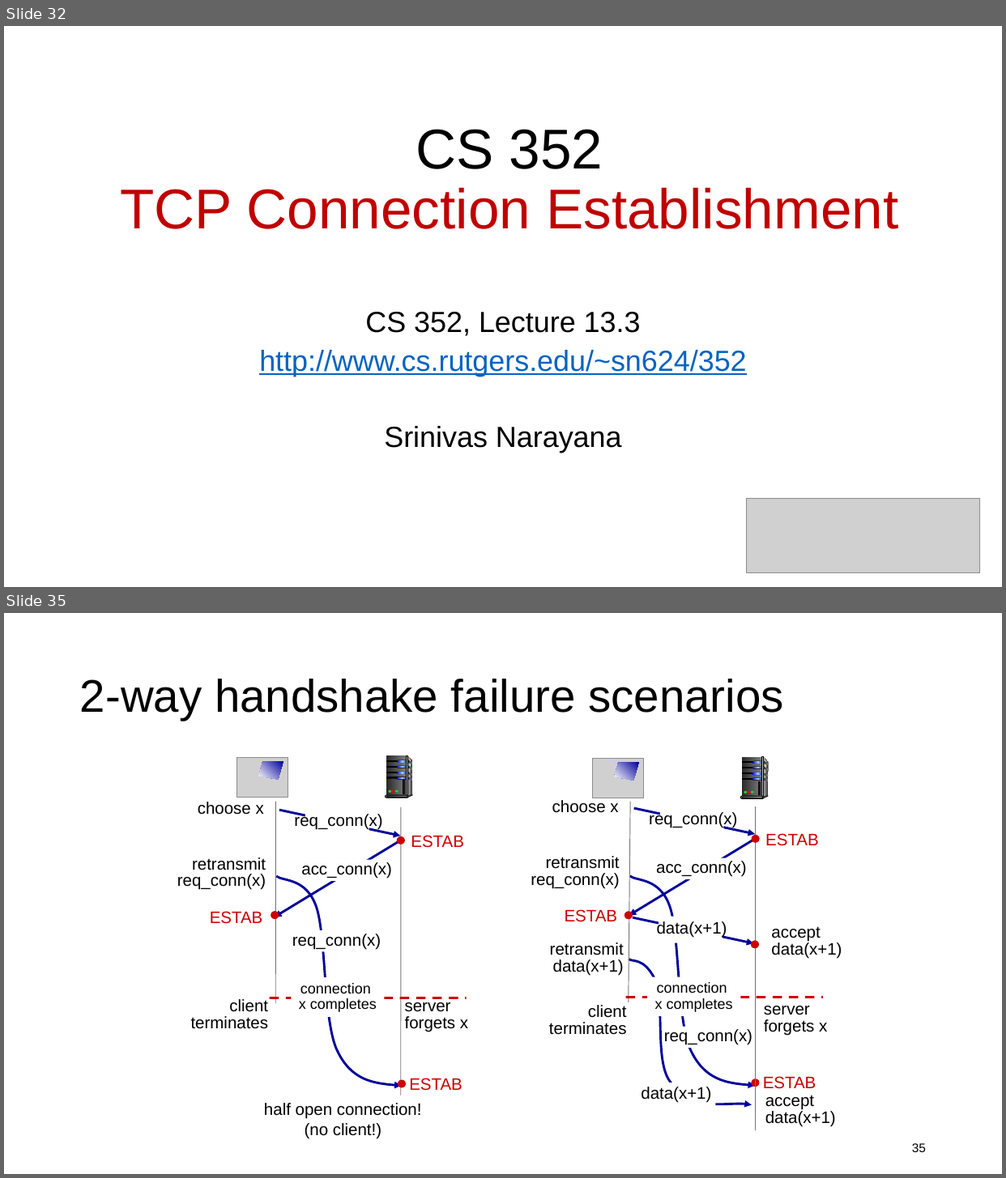
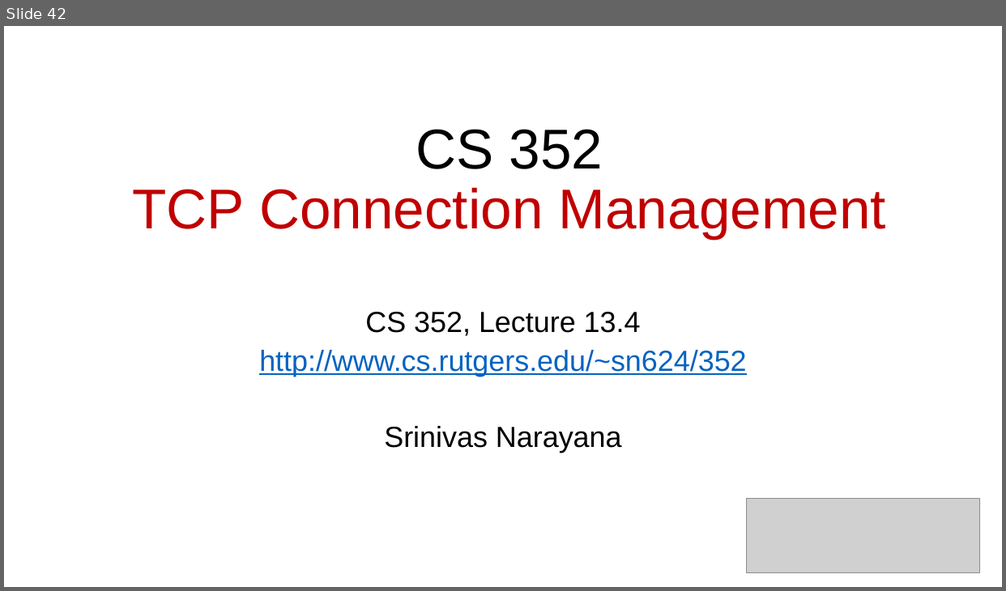
Before and after one commit to ngsrinivas/coursegen, a slide deck: ex/352-S21/staging/352-S21/lectures/transport-tcp-congestion-control-2.pptx. Shown one above the other, each under a label of ours: slides 32 and 35 before the commit, slide 42 after it; the slides between them are not shown. The pictures are 1006x1178 and 1006x591 pixels, drawn with LibreOffice and Linux fonts; fonts in the diff are those of the drawing; grey boxes stand for pictures. Boxes give left, top, right and bottom in pixels: in the first picture for what was removed or moved away, otherwise in the second. Text is boxed around its words. In the diff, an @@ line names an element or a change of style, - is before the commit and + after.

```diff
--- a/ex/352-S21/staging/352-S21/lectures/transport-tcp-congestion-control-2.pptx
+++ b/ex/352-S21/staging/352-S21/lectures/transport-tcp-congestion-control-2.pptx
@@ slide 35 removed at box(4, 613, 1002, 1174), background #FFFFFF @@
@@ title removed at box(80, 679, 784, 720) @@
-2-way handshake failure scenarios
@@ group removed at box(198, 756, 464, 924): 10 rectangles, 10 rounded rectangles, 8 freeform shapes, 6 ellipses, 5 texts, 2 arrows, 1 picture @@
-choose x
-req_conn(x)
-ESTAB
-ESTAB
-acc_conn(x)
@@ group removed at box(549, 756, 842, 1131): 11 rectangles, 10 texts, 10 rounded rectangles, 8 freeform shapes, 7 ellipses, 3 lines, 3 arrows, 1 picture @@
-client terminates
-ESTAB
-choose x
-req_conn(x)
-ESTAB
-acc_conn(x)
-data(x+1)
-accept
-data(x+1)
-connection
-x completes
-server
-forgets x
@@ line removed from (275, 802) to (275, 1003) @@
@@ line removed from (401, 807) to (401, 1131) @@
@@ group removed at box(191, 983, 468, 1033): 3 texts, 1 line @@
-client terminates
-server
-forgets x
-connection
-x completes
@@ group removed at box(530, 856, 836, 1127): 6 texts, 2 freeform shapes, 2 rectangles, 1 ellipse @@
-retransmit
-req_conn(x)
-ESTAB
-req_conn(x)
-data(x+1)
-retransmit
-data(x+1)
-accept
-data(x+1)
@@ group removed at box(177, 858, 462, 1139): 4 texts, 1 freeform shape, 1 ellipse, 1 rectangle @@
-retransmit
-req_conn(x)
-ESTAB
-req_conn(x)
-half open connection!
-(no client!)
@@ page number removed at box(912, 1144, 926, 1152) @@
-35
@@ what was slide 32 is now slide 42 @@
@@ slide 42 changed as well @@
@@ title at box(133, 129, 886, 239): text changed @@
-CS 352
-TCP Connection Establishment
+CS 352
+TCP Connection Management
@@ subtitle at box(365, 312, 641, 336): text changed @@
-CS 352, Lecture 13.3
+CS 352, Lecture 13.4
```
Also in this commit, not shown: 9 other slides changed, 20 slides added, 7 other slides removed, 2 other files.
